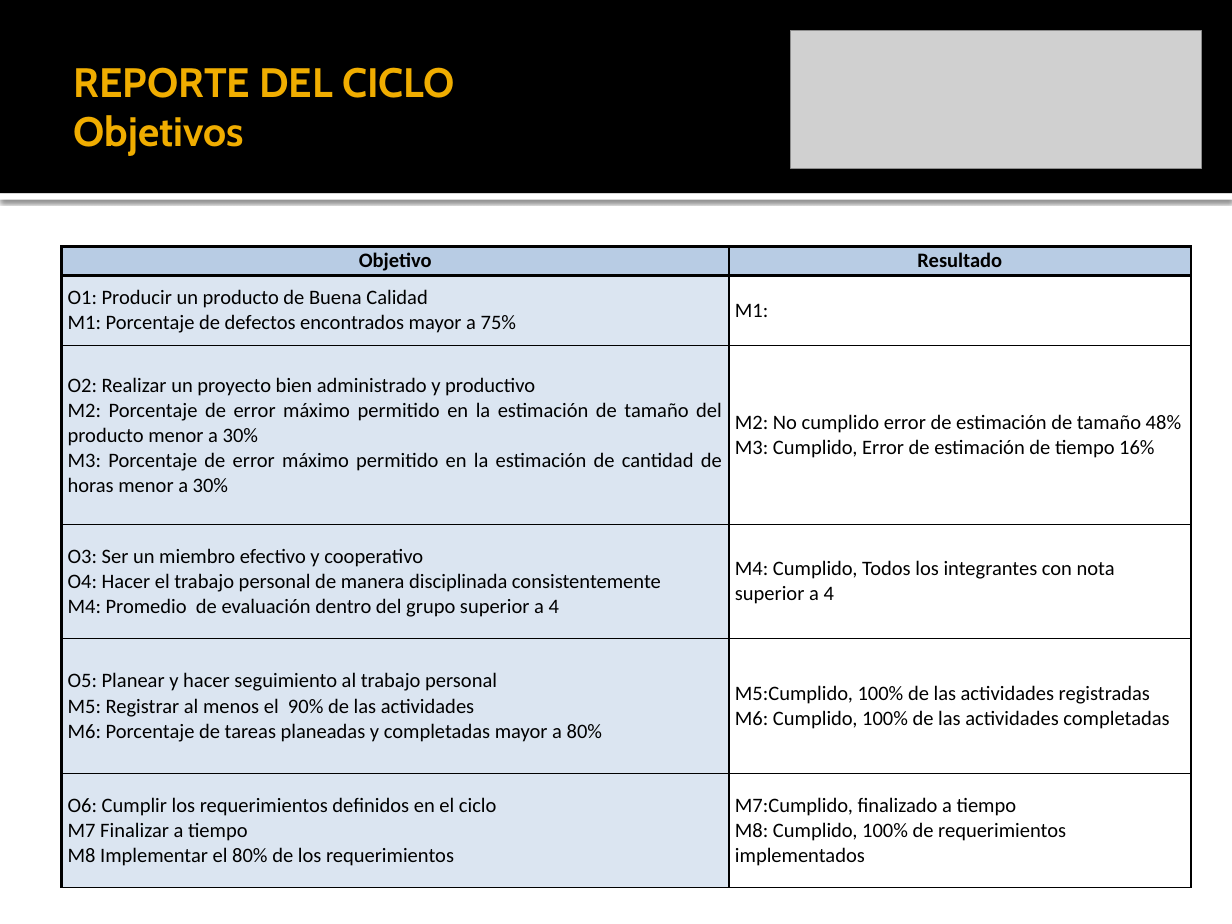
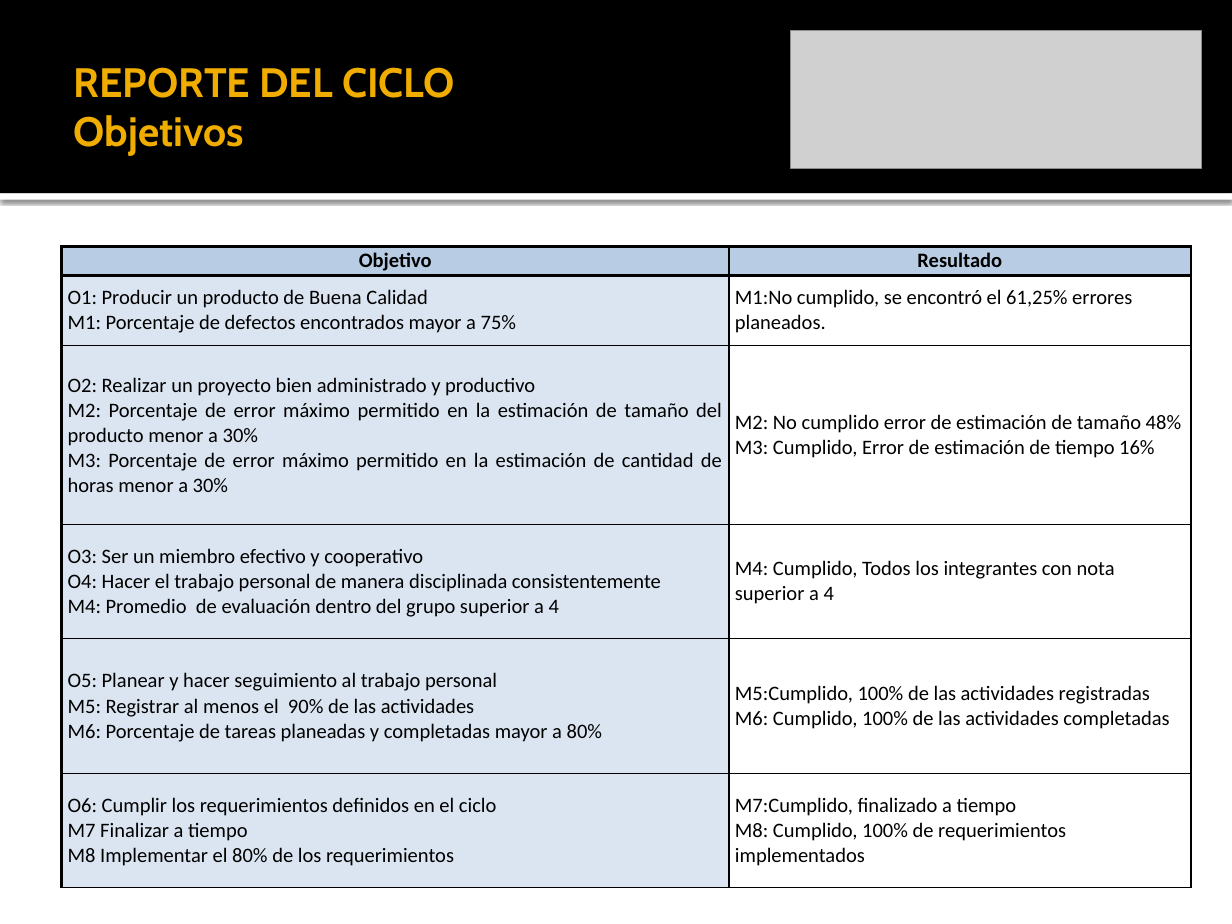
Before and after one commit to leseroth/ingenium-managment, a slide deck: slide 8 of CSOF5101 Ingeniera de Software/TSP/0323PostMortemTSPCiclo2.pptx. Drawn at 1232x924 pixels with LibreOffice and Linux fonts; fonts in the diff are those of the drawing; grey boxes stand for pictures. Boxes give left, top, right and bottom in pixels: in the first picture for what was removed or moved away, otherwise in the second. Text is boxed around its words. In the diff, an @@ line names an element or a change of style, - is before the commit and + after.

```diff
--- a/CSOF5101 Ingeniera de Software/TSP/0323PostMortemTSPCiclo2.pptx
+++ b/CSOF5101 Ingeniera de Software/TSP/0323PostMortemTSPCiclo2.pptx
@@ table at (x1=62, y1=246, x2=1191, y2=887) @@
-row 2, column 2: M1:
+row 2, column 2: M1:No cumplido, se encontró el 61,25% errores planeados.
```
Also in this commit, not shown: 4 other slides changed.
